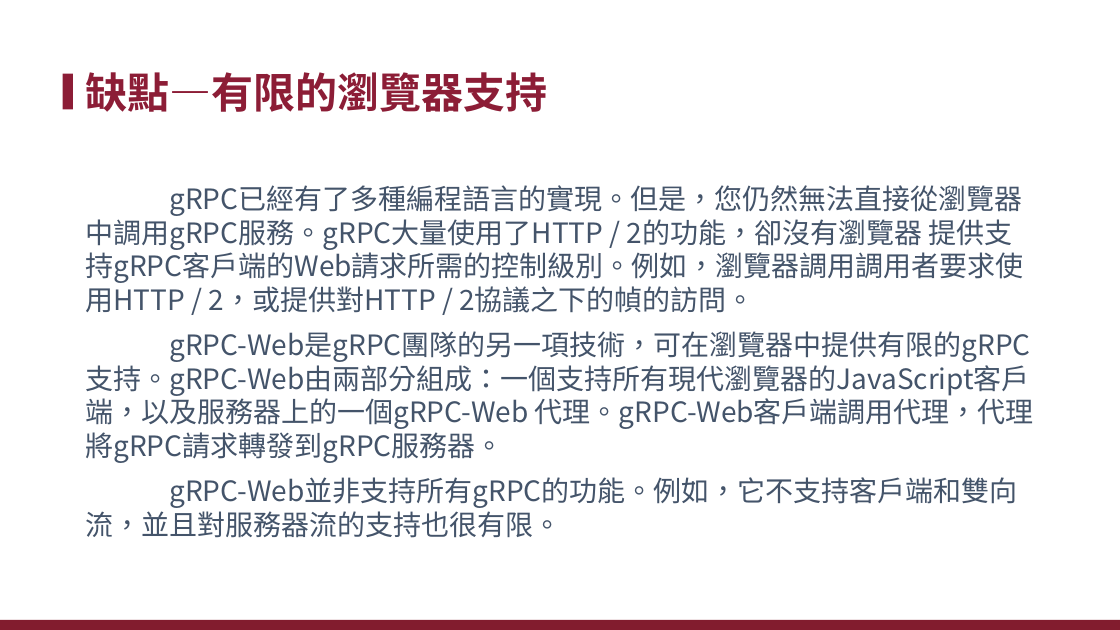
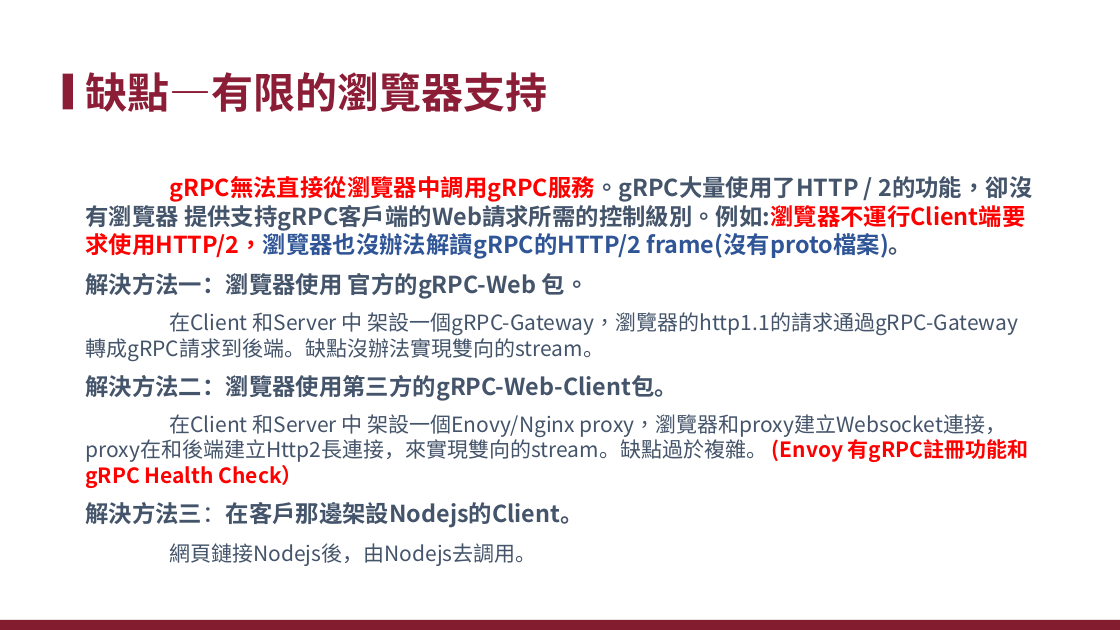
Before and after one commit to xiauchen/5__gRPC, a slide deck: slide 52 of 空白PPT.pptx (slide 39 before the commit). Drawn at 1120x630 pixels with LibreOffice and Linux fonts; fonts in the diff are those of the drawing; background and template pictures are left out. Boxes give left, top, right and bottom in pixels: in the first picture for what was removed or moved away, otherwise in the second. Text is boxed around its words. In the diff, an @@ line names an element or a change of style, - is before the commit and + after.

```diff
--- a/空白PPT.pptx
+++ b/空白PPT.pptx
@@ text at (x1=85, y1=176, x2=1032, y2=566): text changed; size 24 to 18 pt; bold on @@
-gRPC已經有了多種編程語言的實現。但是，您仍然無法直接從瀏覽器中調用gRPC服務。gRPC大量使用了HTTP / 2的功能，卻沒有瀏覽器 提供支持gRPC客戶端的Web請求所需的控制級別。例如，瀏覽器調用調用者要求使用HTTP / 2，或提供對HTTP / 2協議之下的幀的訪問。
-gRPC-Web是gRPC團隊的另一項技術，可在瀏覽器中提供有限的gRPC支持。gRPC-Web由兩部分組成：一個支持所有現代瀏覽器的JavaScript客戶端，以及服務器上的一個gRPC-Web 代理。gRPC-Web客戶端調用代理，代理將gRPC請求轉發到gRPC服務器。
-gRPC-Web並非支持所有gRPC的功能。例如，它不支持客戶端和雙向流，並且對服務器流的支持也很有限。
+gRPC無法直接從瀏覽器中調用gRPC服務。gRPC大量使用了HTTP / 2的功能，卻沒有瀏覽器 提供支持gRPC客戶端的Web請求所需的控制級別。例如:瀏覽器不運行Client端要求使用HTTP/2，瀏覽器也沒辦法解讀gRPC的HTTP/2 frame(沒有proto檔案)。
+解決方法一：瀏覽器使用 官方的gRPC-Web 包。
+在Client 和Server 中 架設一個gRPC-Gateway，瀏覽器的http1.1的請求通過gRPC-Gateway轉成gRPC請求到後端。缺點沒辦法實現雙向的stream。
+解決方法二：瀏覽器使用第三方的gRPC-Web-Client包。
+在Client 和Server 中 架設一個Enovy/Nginx proxy，瀏覽器和proxy建立Websocket連接，proxy在和後端建立Http2長連接，來實現雙向的stream。缺點過於複雜。 (Envoy 有gRPC註冊功能和gRPC Health Check）
+解決方法三：在客戶那邊架設Nodejs的Client。
+網頁鏈接Nodejs後，由Nodejs去調用。
```
Also in this commit, not shown: 23 other slides changed, 19 slides added, 4 slides removed, 17 other files.
